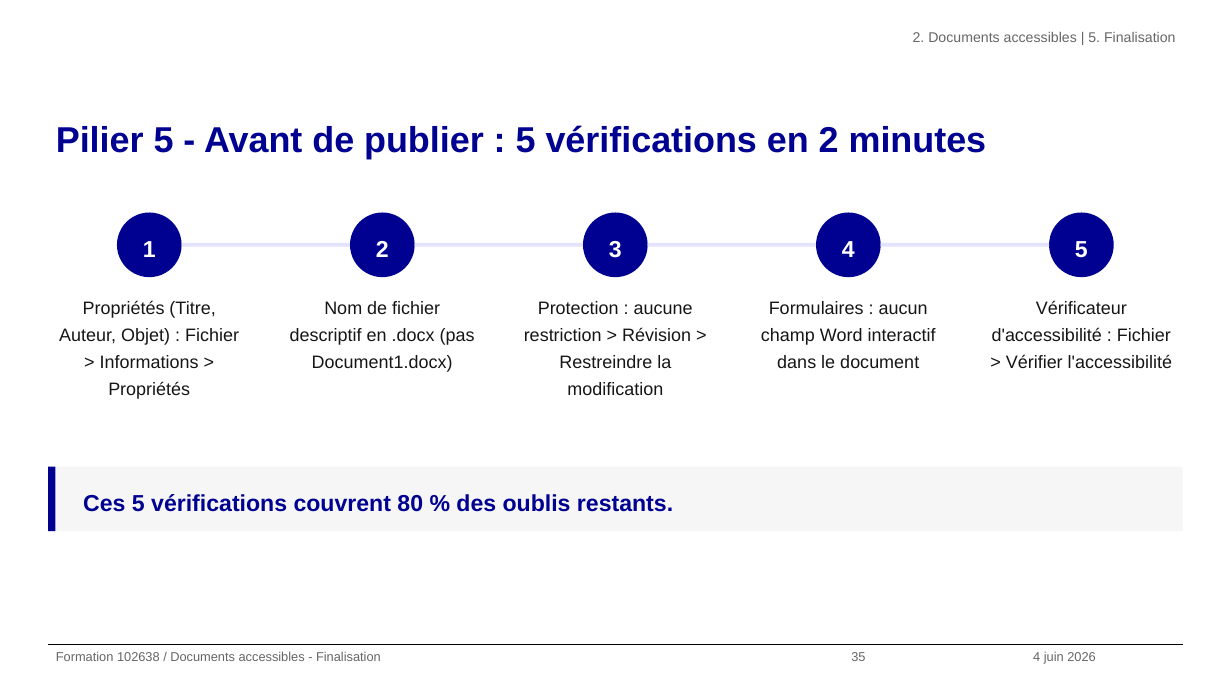
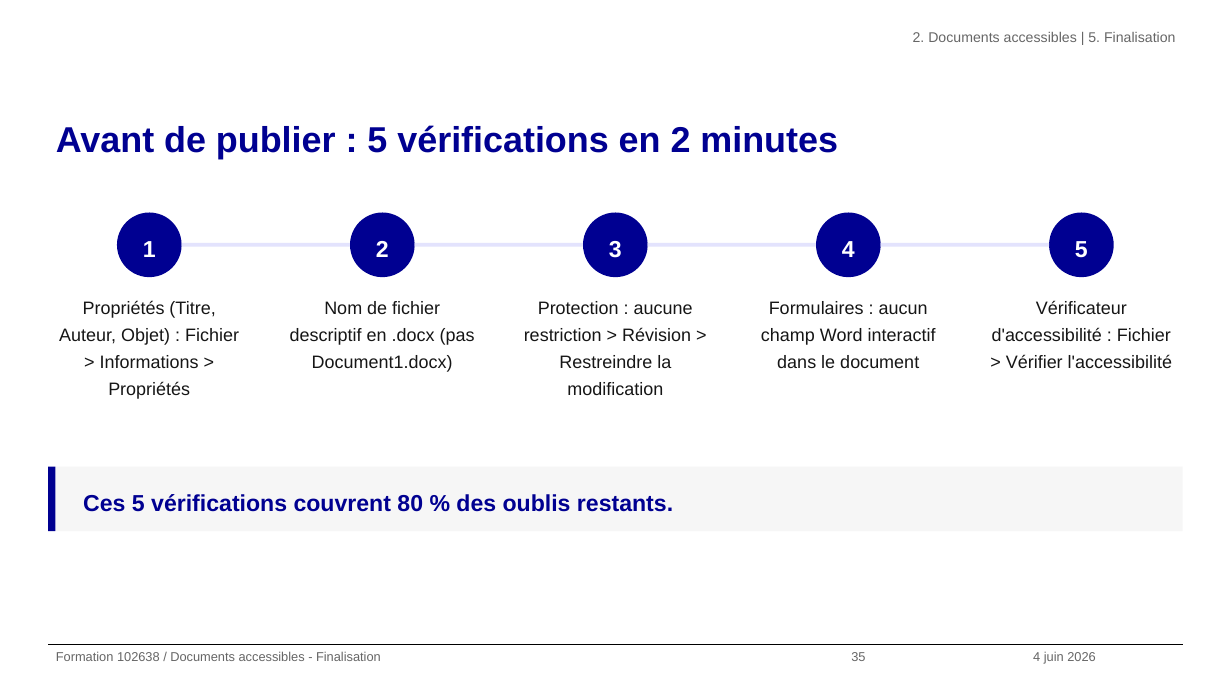
Before and after one commit to alexandra-guiderdoni/usine-fabrication-igpde-102846-ay11, a slide deck: slide 35 of formation-102638-juin-2026.pptx. Drawn at 1232x693 pixels with LibreOffice and Linux fonts; fonts in the diff are those of the drawing; background and template pictures are left out. Boxes give left, top, right and bottom in pixels: in the first picture for what was removed or moved away, otherwise in the second. Text is boxed around its words. In the diff, an @@ line names an element or a change of style, - is before the commit and + after.

Commit message:
refactor: remplacer pilier par theme dans toutes les slides

```diff
--- a/formation-102638-juin-2026.pptx
+++ b/formation-102638-juin-2026.pptx
@@ title at (x1=56, y1=125, x2=838, y2=159): text changed @@
-Pilier 5 - Avant de publier : 5 vérifications en 2 minutes
+Avant de publier : 5 vérifications en 2 minutes
```
Also in this commit, not shown: 15 other slides changed, 20 other files.
